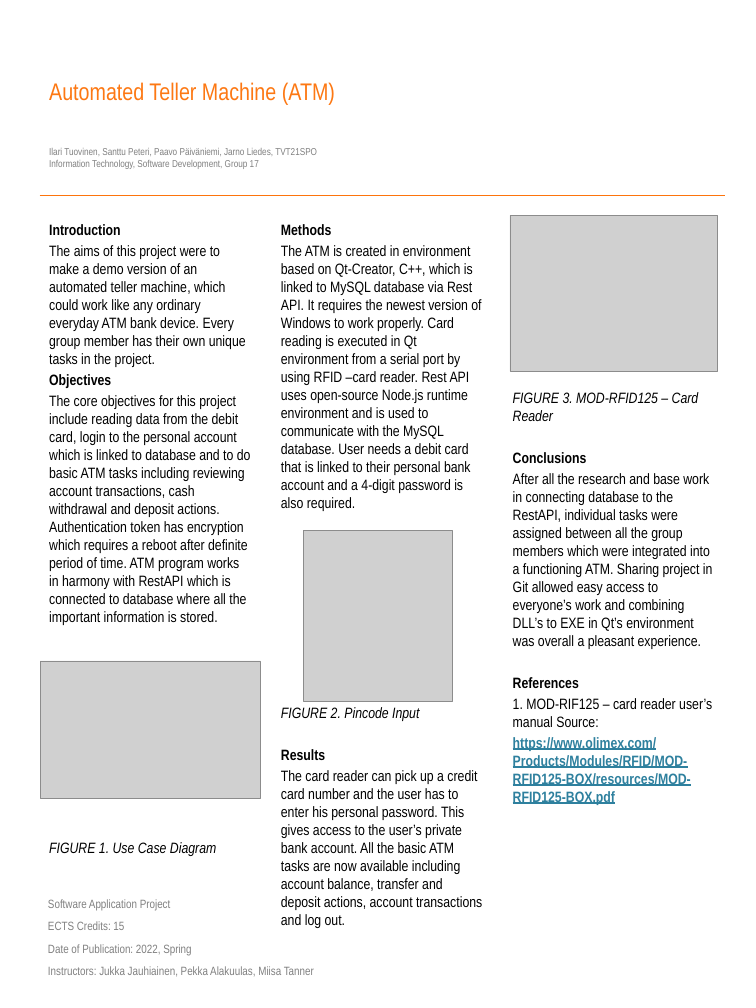
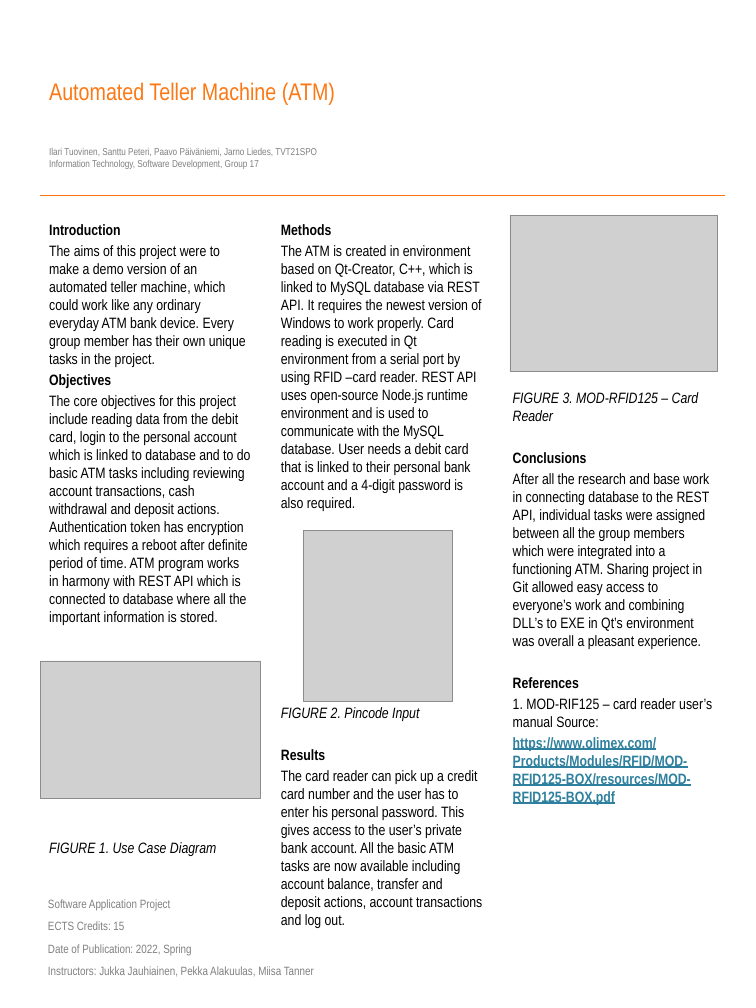
Before and after one commit to bank-2022/group17, a slide deck: slide 1 of Documents/Poster_Bankautomat_Group_17.pptx. Drawn at 756x1008 pixels with LibreOffice and Linux fonts; fonts in the diff are those of the drawing; grey boxes stand for pictures; background and template pictures are left out. Boxes give left, top, right and bottom in pixels: in the first picture for what was removed or moved away, otherwise in the second. Text is boxed around its words. In the diff, an @@ line names an element or a change of style, - is before the commit and + after.

```diff
--- a/Documents/Poster_Bankautomat_Group_17.pptx
+++ b/Documents/Poster_Bankautomat_Group_17.pptx
@@ text at [281, 245, 481, 511]: text changed @@
-The ATM is created in environment based on Qt-Creator, C++, which is linked to MySQL database via Rest API. It requires the newest version of Windows to work properly. Card reading is executed in Qt environment from a serial port by using RFID –card reader. Rest API uses open-source Node.js runtime environment and is used to communicate with the MySQL database. User needs a debit card that is linked to their personal bank account and a 4-digit password is also required.
+The ATM is created in environment based on Qt-Creator, C++, which is linked to MySQL database via REST API. It requires the newest version of Windows to work properly. Card reading is executed in Qt environment from a serial port by using RFID –card reader. REST API uses open-source Node.js runtime environment and is used to communicate with the MySQL database. User needs a debit card that is linked to their personal bank account and a 4-digit password is also required.
@@ text at [49, 395, 251, 625]: text changed @@
-The core objectives for this project include reading data from the debit card, login to the personal account which is linked to database and to do basic ATM tasks including reviewing account transactions, cash withdrawal and deposit actions. Authentication token has encryption which requires a reboot after definite period of time. ATM program works in harmony with RestAPI which is connected to database where all the important information is stored.
+The core objectives for this project include reading data from the debit card, login to the personal account which is linked to database and to do basic ATM tasks including reviewing account transactions, cash withdrawal and deposit actions. Authentication token has encryption which requires a reboot after definite period of time. ATM program works in harmony with REST API which is connected to database where all the important information is stored.
@@ text at [513, 473, 710, 649]: text changed @@
-After all the research and base work in connecting database to the RestAPI, individual tasks were assigned between all the group members which were integrated into a functioning ATM. Sharing project in Git allowed easy access to everyone’s work and combining DLL’s to EXE in Qt’s environment was overall a pleasant experience.
+After all the research and base work in connecting database to the REST API, individual tasks were assigned between all the group members which were integrated into a functioning ATM. Sharing project in Git allowed easy access to everyone’s work and combining DLL’s to EXE in Qt’s environment was overall a pleasant experience.
```
Also in this commit, not shown: 2 other files.
